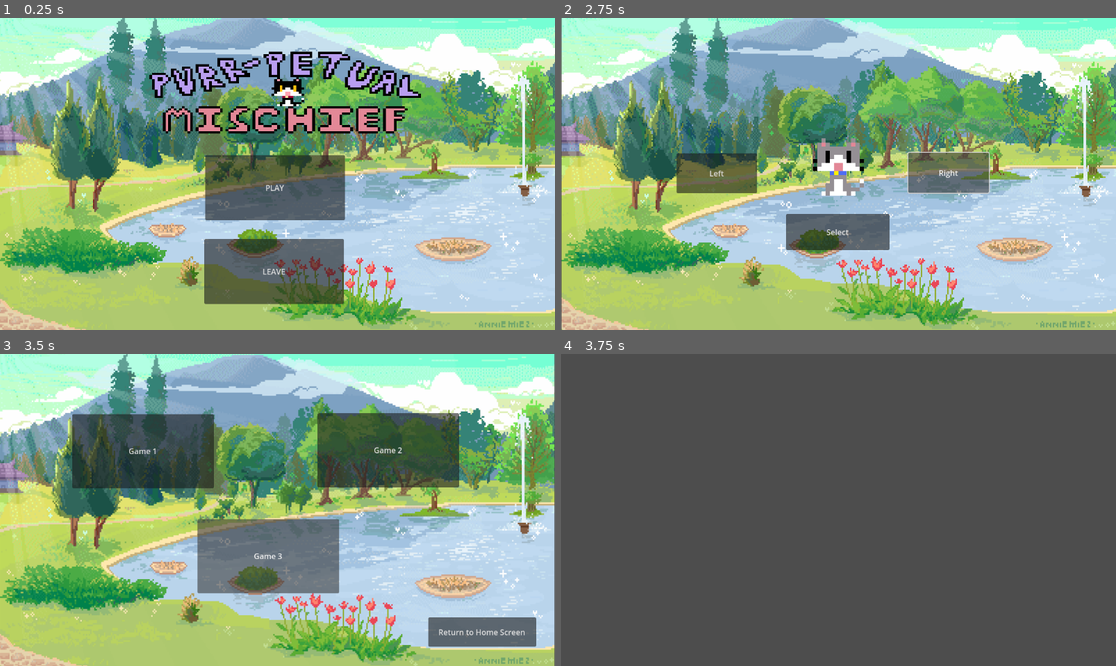
Above: before the commit, frames 1-4 (two rows, left to right).
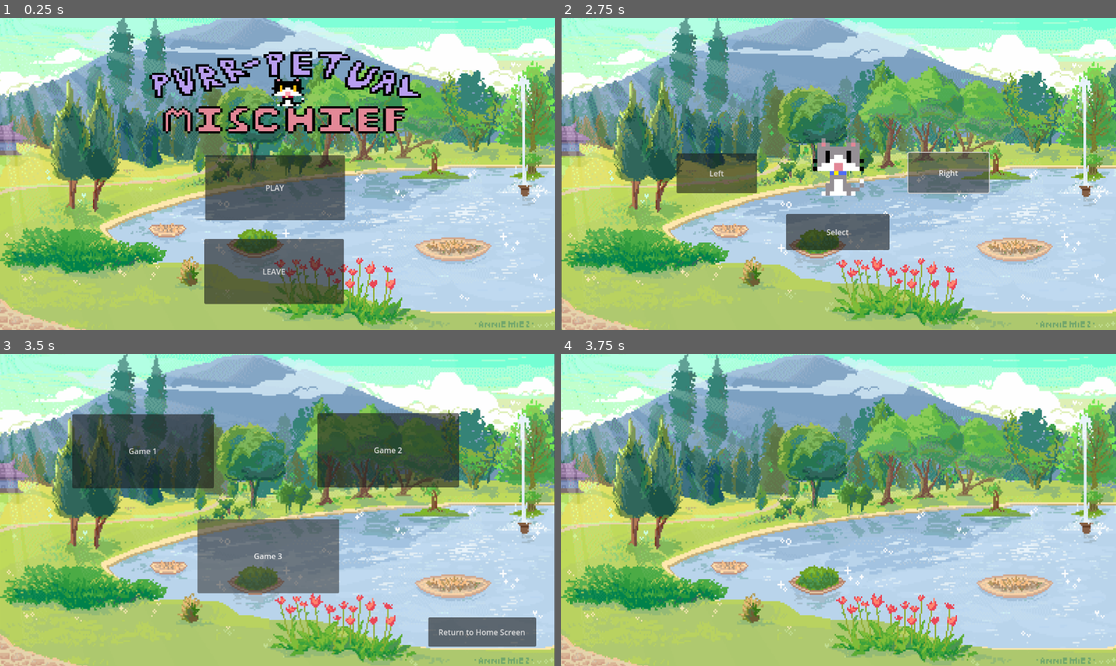
Above: after the commit, the same moments.

Repository: jade-od/Final-Project
Game: Godot game, scene res://main.tscn
Two runs of this game, one before a commit and one after it. Both use one fixed random seed, a clock stepped at 60 frames per second and the inputs below.
Inputs:
- Up to frame 1 (0.25 s): no input
- Up to frame 2 (2.75 s): click "PLAY" at 0.5 s; click "Left" at 1.25 s; click "Right" at 2 s
- Up to frame 3 (3.5 s): click "Select" at 2.75 s
- Up to frame 4 (3.75 s): click "Game 3" at 3.5 s

Frames 1-3 are identical in both runs. In frame 4, 100% of the frame differs, in the area x 0-100%, y 0-100%.

Commit message:
push

Diff:
--- a/testing godot/game_3.tscn
+++ b/testing godot/game_3.tscn
@@ -1,3 +1,10 @@
-[gd_scene format=3 uid="uid://dbhvqxifgyi3f"]
+[gd_scene load_steps=2 format=3 uid="uid://dbhvqxifgyi3f"]
+
+[ext_resource type="Texture2D" uid="uid://clju1qxnho6o6" path="res://pictures /bg/Screenshot 2023-11-27 at 10.49.55 AM.png" id="1_87ks5"]
 
 [node name="Game 3" type="Node2D"]
+
+[node name="Screenshot2023-11-27At10_49_55Am" type="Sprite2D" parent="."]
+position = Vector2(576, 324.5)
+scale = Vector2(0.481636, 0.542642)
+texture = ExtResource("1_87ks5")
